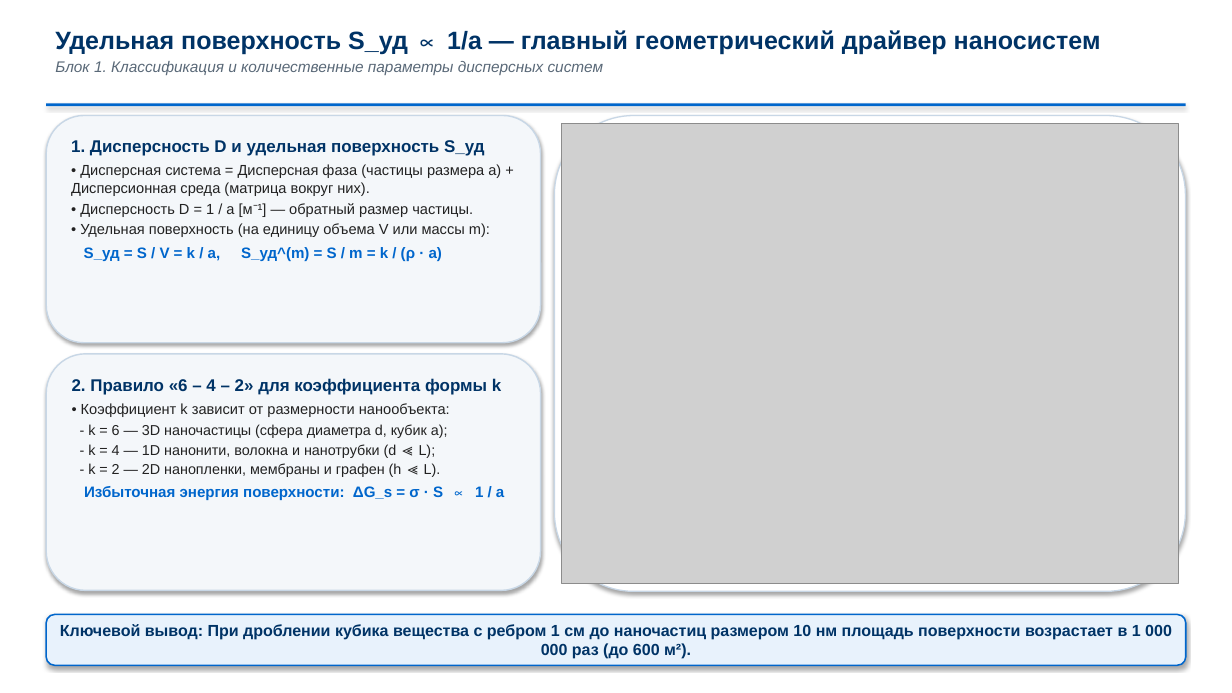
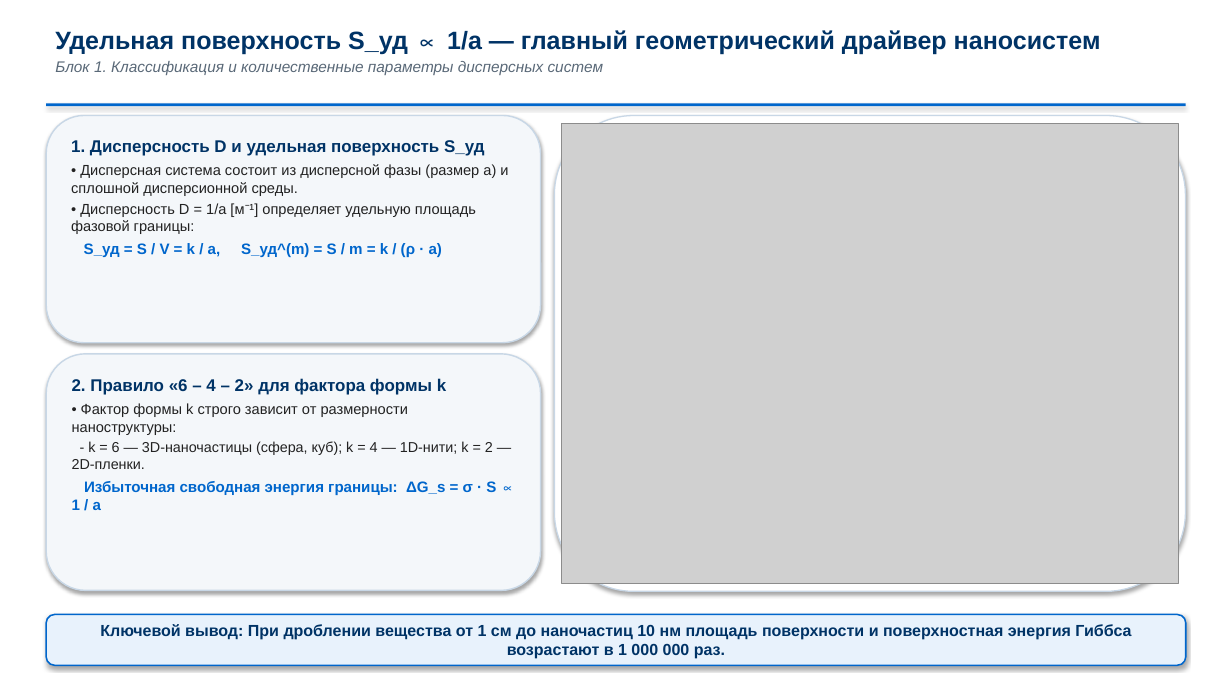
Before and after one commit to brattri3/nanophysics-course, a slide deck: slide 2 of course_materials/semester_4/lectures/lecture_03_colloids.pptx. Drawn at 1232x693 pixels with LibreOffice and Linux fonts; fonts in the diff are those of the drawing; grey boxes stand for pictures. Boxes give left, top, right and bottom in pixels: in the first picture for what was removed or moved away, otherwise in the second. Text is boxed around its words. In the diff, an @@ line names an element or a change of style, - is before the commit and + after.

Commit message:
Update Lecture 03 Section 1 (Slides 1-5: Faraday gold sol vs iron oxide aggregates, Occam/Pareto style) and Slide 17

```diff
--- a/course_materials/semester_4/lectures/lecture_03_colloids.pptx
+++ b/course_materials/semester_4/lectures/lecture_03_colloids.pptx
@@ text in rounded rectangle at [71,164,508,234]: text changed @@
-• Дисперсная система = Дисперсная фаза (частицы размера a) + Дисперсионная среда (матрица вокруг них).
-• Дисперсность D = 1 / a [м⁻¹] — обратный размер частицы.
-• Удельная поверхность (на единицу объема V или массы m):
+• Дисперсная система состоит из дисперсной фазы (размер a) и сплошной дисперсионной среды.
+• Дисперсность D = 1/a [м⁻¹] определяет удельную площадь фазовой границы:
@@ text in rounded rectangle at [72,378,496,510]: text changed @@
-2. Правило «6 – 4 – 2» для коэффициента формы k
-• Коэффициент k зависит от размерности нанообъекта:
-- k = 6 — 3D наночастицы (сфера диаметра d, кубик a);
-- k = 4 — 1D нанонити, волокна и нанотрубки (d ≪ L);
-- k = 2 — 2D нанопленки, мембраны и графен (h ≪ L).
-Избыточная энергия поверхности: ΔG_s = σ · S ∝ 1 / a
+2. Правило «6 – 4 – 2» для фактора формы k
+• Фактор формы k строго зависит от размерности наноструктуры:
+- k = 6 — 3D-наночастицы (сфера, куб); k = 4 — 1D-нити; k = 2 — 2D-пленки.
+Избыточная свободная энергия границы: ΔG_s = σ · S ∝ 1 / a
@@ text in rounded rectangle at [100,624,1131,659]: text changed @@
-Ключевой вывод: При дроблении кубика вещества с ребром 1 см до наночастиц размером 10 нм площадь поверхности возрастает в 1 000 000 раз (до 600 м²).
+Ключевой вывод: При дроблении вещества от 1 см до наночастиц 10 нм площадь поверхности и поверхностная энергия Гиббса возрастают в 1 000 000 раз.
```
Also in this commit, not shown: 5 other slides changed, 2 other files.
